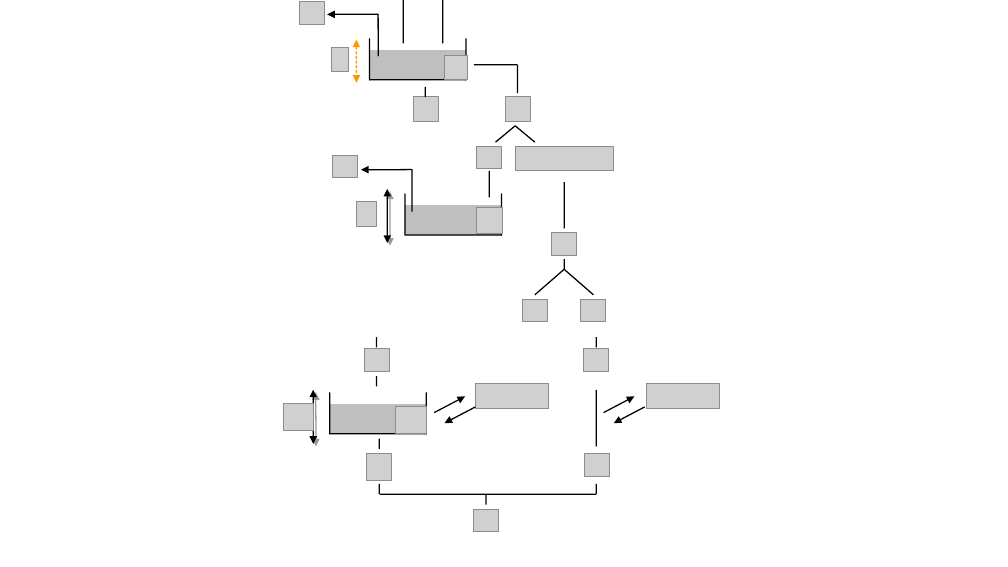
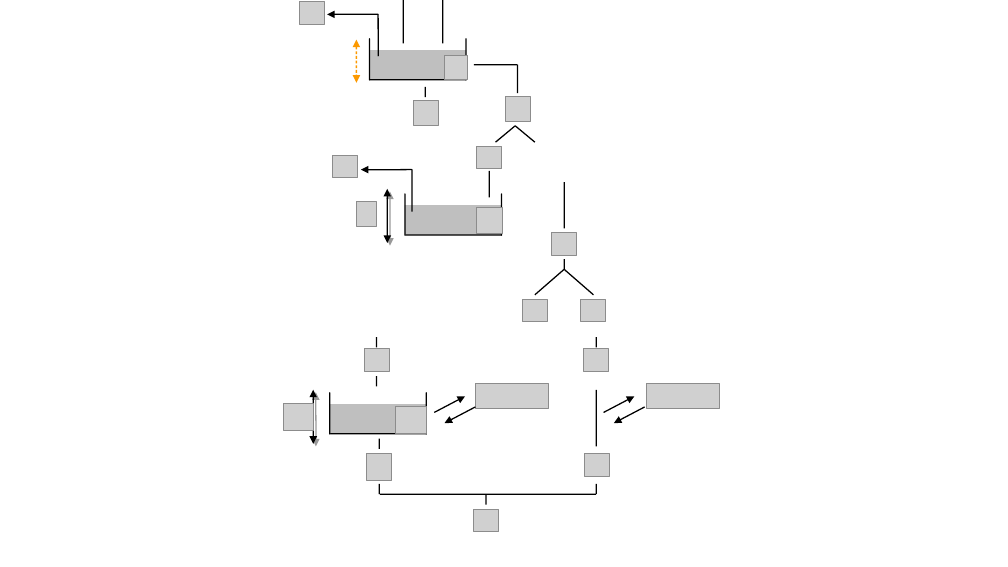
Before and after one commit to DassHydro/smash, a slide deck: slide 8 of doc/source/asset/smash_graphes_structures.odp (slide 6 before the commit). Drawn at 1008x567 pixels with LibreOffice and Linux fonts; fonts in the diff are those of the drawing; grey boxes stand for pictures; background and template pictures are left out. Boxes give left, top, right and bottom in pixels: in the first picture for what was removed or moved away, otherwise in the second. Text is boxed around its words. In the diff, an @@ line names an element or a change of style, - is before the commit and + after.

```diff
--- a/doc/source/asset/smash_graphes_structures.odp
+++ b/doc/source/asset/smash_graphes_structures.odp
@@ picture removed at [331,48,349,72] @@
@@ picture: place and size @@
-picture at [413,97,438,122]
+picture at [413,101,438,125]
@@ picture removed at [515,146,613,171] @@
```
Also in this commit, not shown: 3 other slides changed, 2 slides added, 32 other files.
